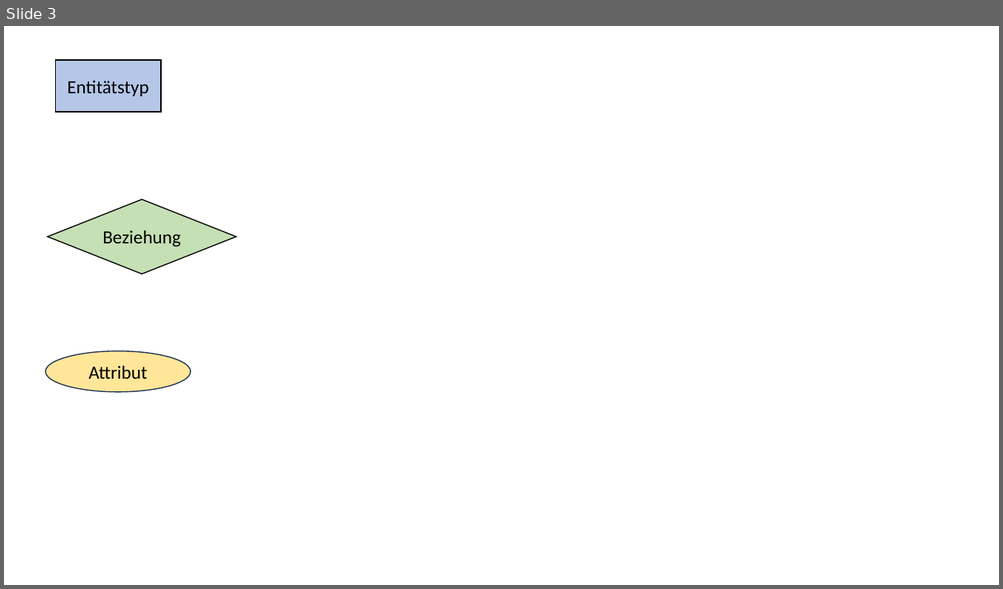
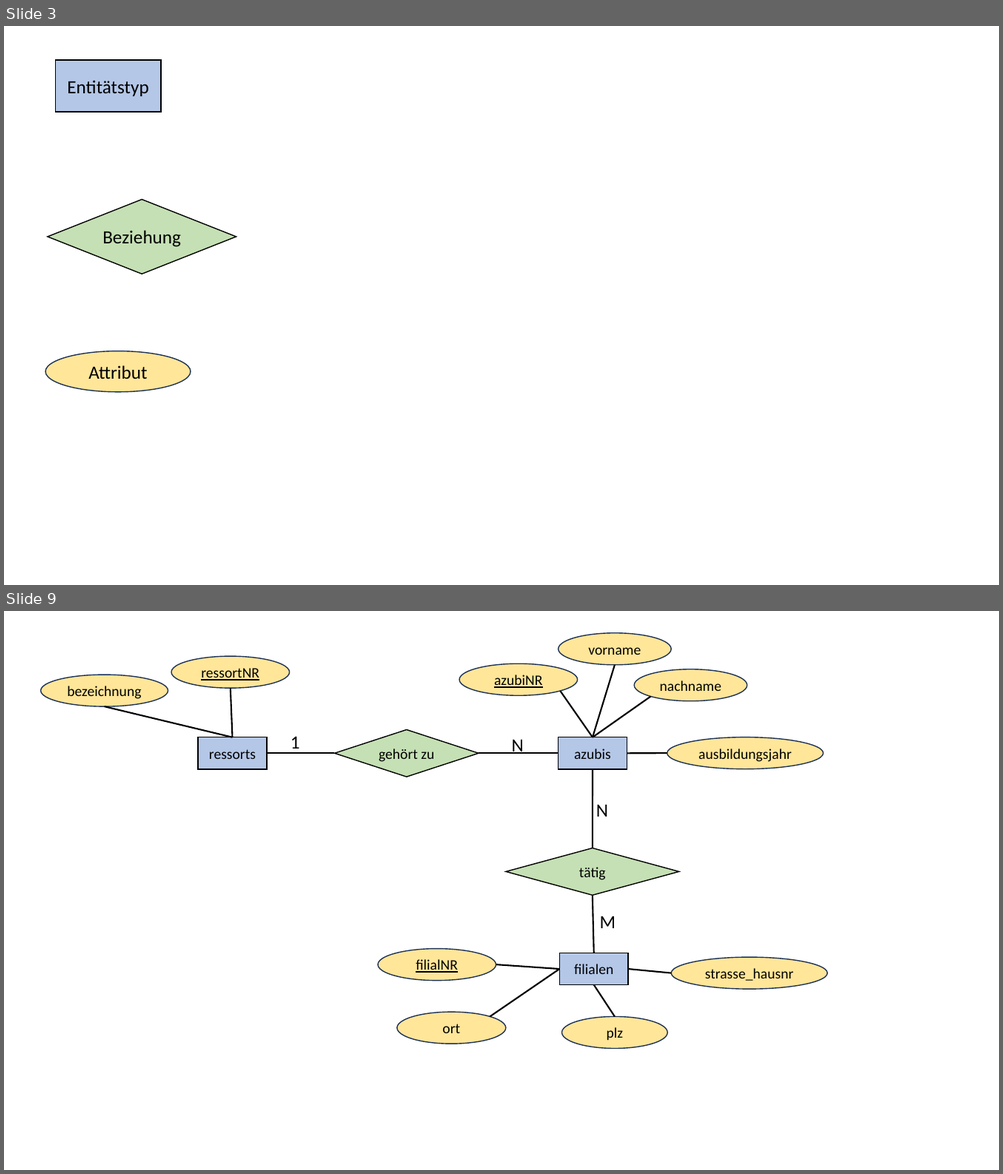
Before and after one commit to hoerm007/DatenbankenSkript_KaufmBK_BW, a slide deck: pics/ERMs.pptx. Shown one above the other, each under a label of ours: slide 3 before the commit, slides 3 and 9 after it; the slides between them are not shown. The pictures are 1003x589 and 1003x1174 pixels, drawn with LibreOffice and Linux fonts; fonts in the diff are those of the drawing. Boxes give left, top, right and bottom in pixels: in the first picture for what was removed or moved away, otherwise in the second. Text is boxed around its words. In the diff, an @@ line names an element or a change of style, - is before the commit and + after.

```diff
--- a/pics/ERMs.pptx
+++ b/pics/ERMs.pptx
@@ slide 9 added at (4,611,999,1170), background #FFFFFF @@
@@ ellipse added at (558,633,671,666), fill #FFE699, outline #1E3256 1 pt, 14 pt, text #000000 @@
+vorname
@@ ellipse added at (40,675,168,706), fill #FFE699, outline #1E3256 1 pt, 14 pt, text #000000 @@
+bezeichnung
@@ ellipse added at (171,657,289,689), fill #FFE699, outline #1E3256 1 pt, 14 pt, text #000000, underline @@
+ressortNR
@@ ellipse added at (459,664,577,696), fill #FFE699, outline #1E3256 1 pt, 14 pt, text #000000, underline @@
+azubiNR
@@ line added from (593, 737) to (614, 665), #000000 1.5 pt @@
@@ ellipse added at (634,669,746,701), fill #FFE699, outline #1E3256 1 pt, 14 pt, text #000000 @@
+nachname
@@ line added from (230, 688) to (233, 737), #000000 1.5 pt @@
@@ line added from (593, 737) to (560, 691), #000000 1.5 pt @@
@@ line added from (593, 737) to (651, 697), #000000 1.5 pt @@
@@ line added from (105, 706) to (233, 737), #000000 1.5 pt @@
@@ rectangle added at (198,737,267,769), fill #B4C7E7, outline #000000 1 pt, 14 pt, text #000000 @@
+ressorts
@@ text added at (290,736,300,754), 18 pt, text #000000 @@
+1
@@ diamond added at (335,729,478,777), fill #C5E0B4, outline #000000 1 pt, 14 pt, text #000000 @@
+gehört zu
@@ text added at (512,739,523,754), 18 pt, text #000000 @@
+N
@@ rectangle added at (558,737,627,769), fill #B4C7E7, outline #000000 1 pt, 14 pt, text #000000 @@
+azubis
@@ ellipse added at (667,737,823,769), fill #FFE699, outline #1E3256 1 pt, 14 pt, text #000000 @@
+ausbildungsjahr
@@ line added from (335, 754) to (267, 754), #000000 1.5 pt @@
@@ line added from (558, 754) to (478, 754), #000000 1.5 pt @@
@@ line added from (667, 754) to (627, 754), #000000 1.5 pt @@
@@ line added from (593, 769) to (593, 849), #000000 1.5 pt @@
@@ text added at (596,804,608,817), 18 pt, text #000000 @@
+N
@@ diamond added at (506,849,679,895), fill #C5E0B4, outline #000000 1 pt, 14 pt, text #000000 @@
+tätig
@@ line added from (594, 954) to (593, 895), #000000 1.5 pt @@
@@ text added at (600,916,616,928), 18 pt, text #000000 @@
+M
@@ ellipse added at (378,949,495,981), fill #FFE699, outline #1E3256 1 pt, 14 pt, text #000000, underline @@
+filialNR
@@ line added from (559, 969) to (495, 965), #000000 1.5 pt @@
@@ rectangle added at (559,954,628,985), fill #B4C7E7, outline #000000 1 pt, 14 pt, text #000000 @@
+filialen
@@ ellipse added at (671,957,827,989), fill #FFE699, outline #1E3256 1 pt, 14 pt, text #000000 @@
+strasse_hausnr
@@ line added from (559, 969) to (489, 1017), #000000 1.5 pt @@
@@ line added from (594, 985) to (614, 1017), #000000 1.5 pt @@
@@ line added from (628, 969) to (671, 974), #000000 1.5 pt @@
@@ ellipse added at (397,1012,506,1045), fill #FFE699, outline #1E3256 1 pt, 14 pt, text #000000 @@
+ort
@@ ellipse added at (562,1017,668,1049), fill #FFE699, outline #1E3256 1 pt, 14 pt, text #000000 @@
+plz
```
Also in this commit, not shown: 7 slides changed, 38 other files.
